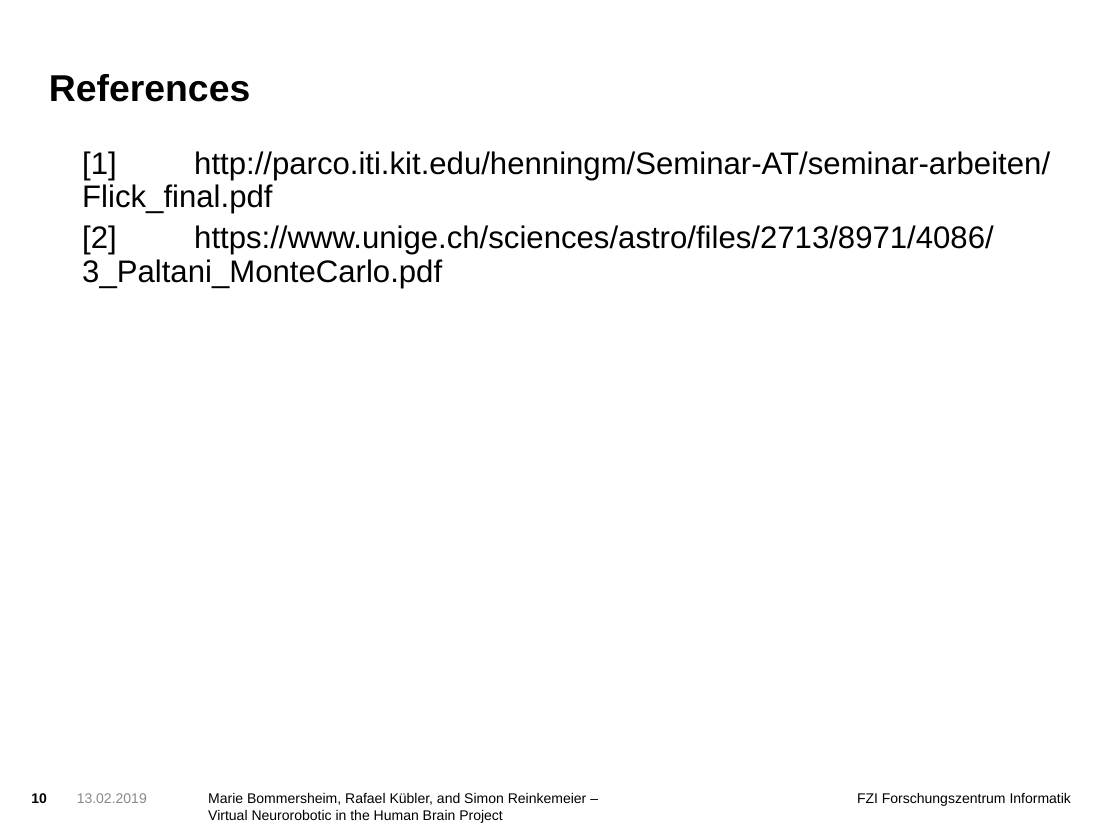
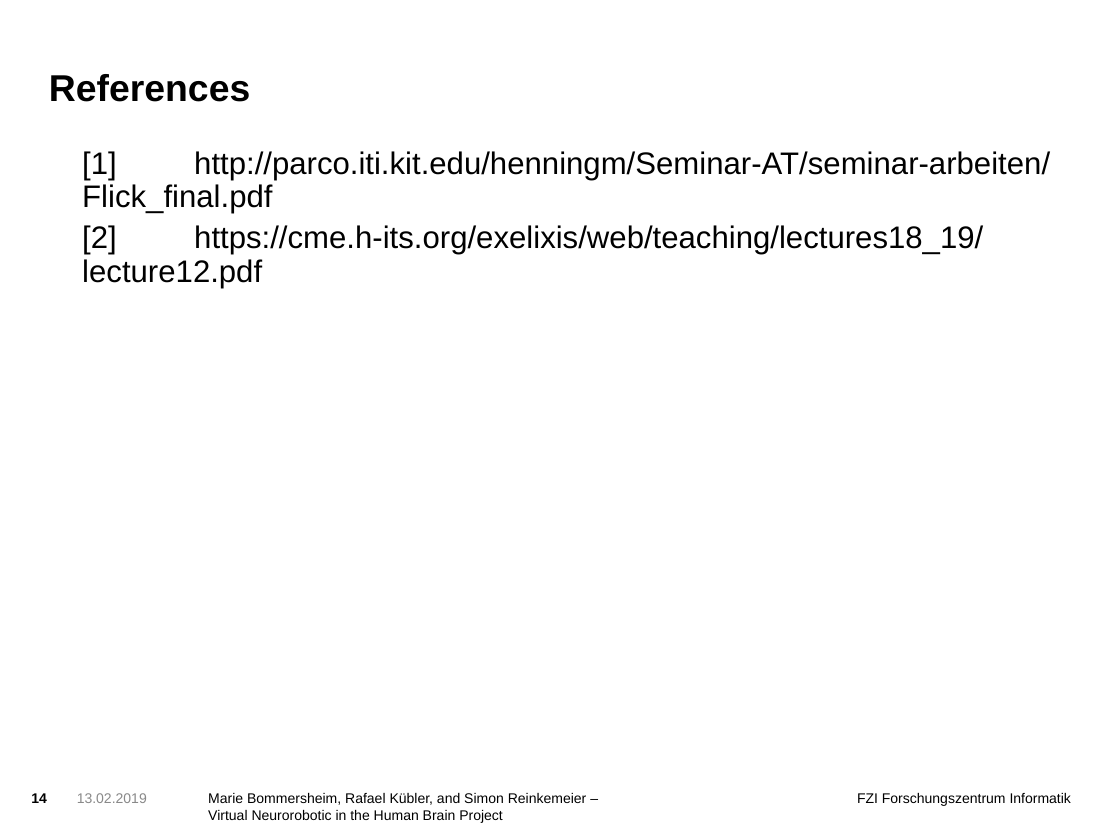
Before and after one commit to simonre/hbpprak_2018_throwing, a slide deck: slide 14 of Präsentation.odp (slide 10 before the commit). Drawn at 1120x840 pixels with LibreOffice and Linux fonts; fonts in the diff are those of the drawing; background and template pictures are left out. Boxes give left, top, right and bottom in pixels: in the first picture for what was removed or moved away, otherwise in the second. Text is boxed around its words. In the diff, an @@ line names an element or a change of style, - is before the commit and + after.

```diff
--- a/Präsentation.odp
+++ b/Präsentation.odp
@@ text at <box>82,225,983,288</box>: text changed @@
-[2] https://www.unige.ch/sciences/astro/files/2713/8971/4086/ 3_Paltani_MonteCarlo.pdf
+[2] https://cme.h-its.org/exelixis/web/teaching/lectures18_19/ lecture12.pdf
@@ page number at <box>31,793,47,803</box>: text changed @@
-10
+14
```
Also in this commit, not shown: 6 other slides changed, 5 slides added, 1 slide removed, 12 other files.
